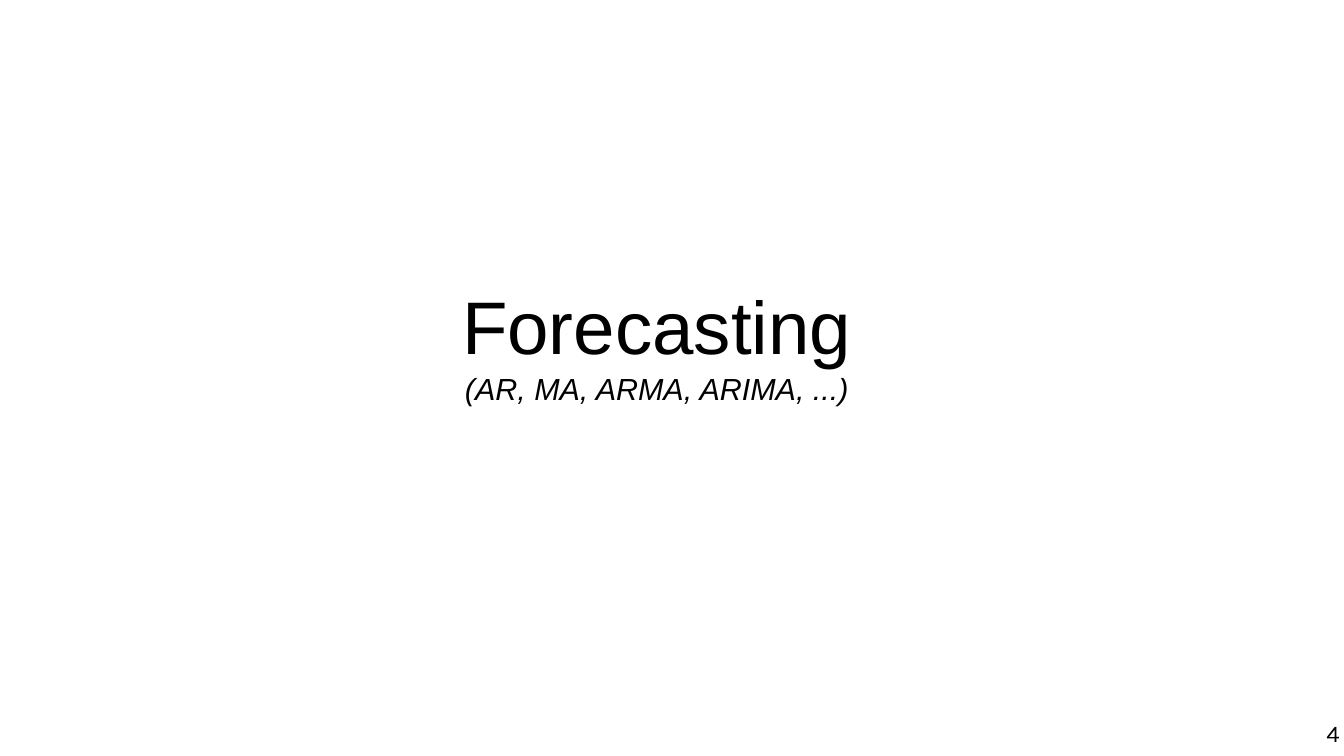
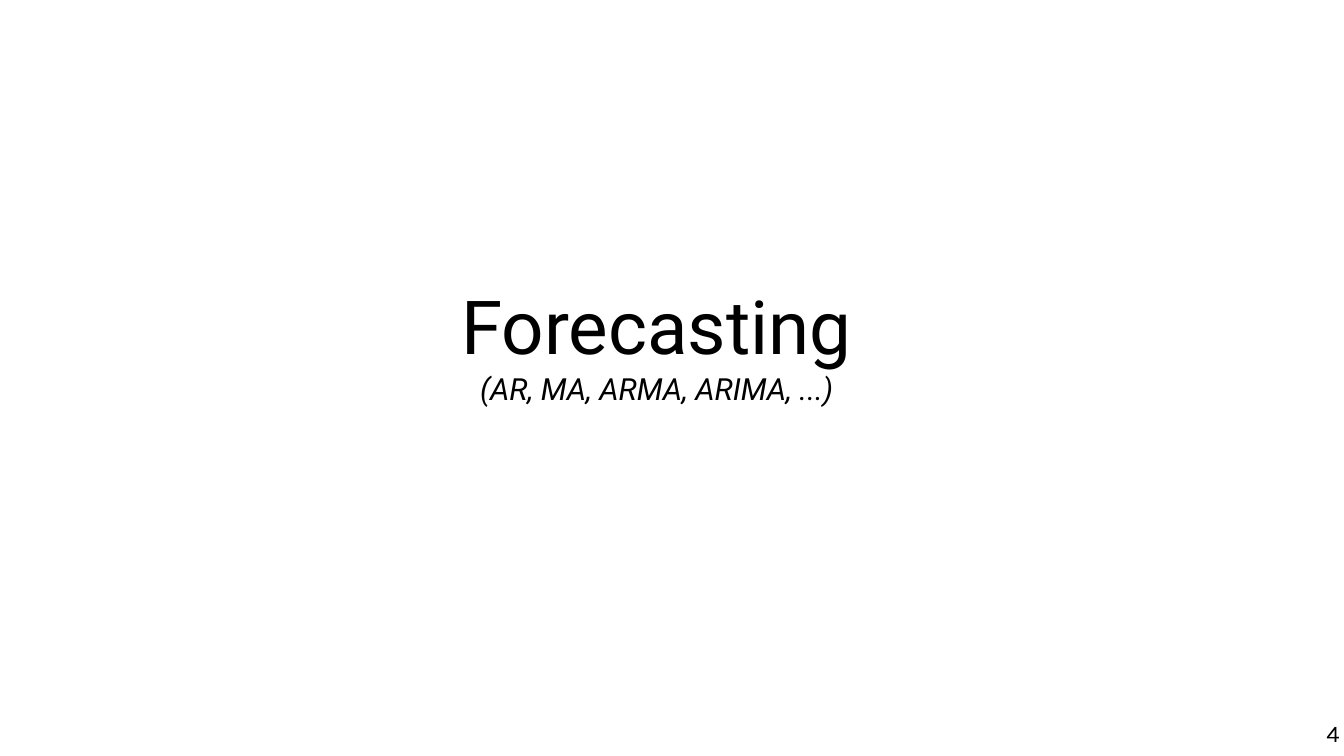
Before and after one commit to marco-calautti/data-mining-course, a slide deck: slide 4 of theory/odp/tt29_forecasting.odp. Drawn at 1344x756 pixels with LibreOffice and Linux fonts; fonts in the diff are those of the drawing. Boxes give left, top, right and bottom in pixels: in the first picture for what was removed or moved away, otherwise in the second. Text is boxed around its words. In the diff, an @@ line names an element or a change of style, - is before the commit and + after.

```diff
--- a/theory/odp/tt29_forecasting.odp
+++ b/theory/odp/tt29_forecasting.odp
@@ title "Forecasting (AR, MA, ARMA, ARIMA, ..." at (461, 300, 851, 407): font Arial to Roboto @@
```
Also in this commit, not shown: 26 other slides changed, 48 other files.
